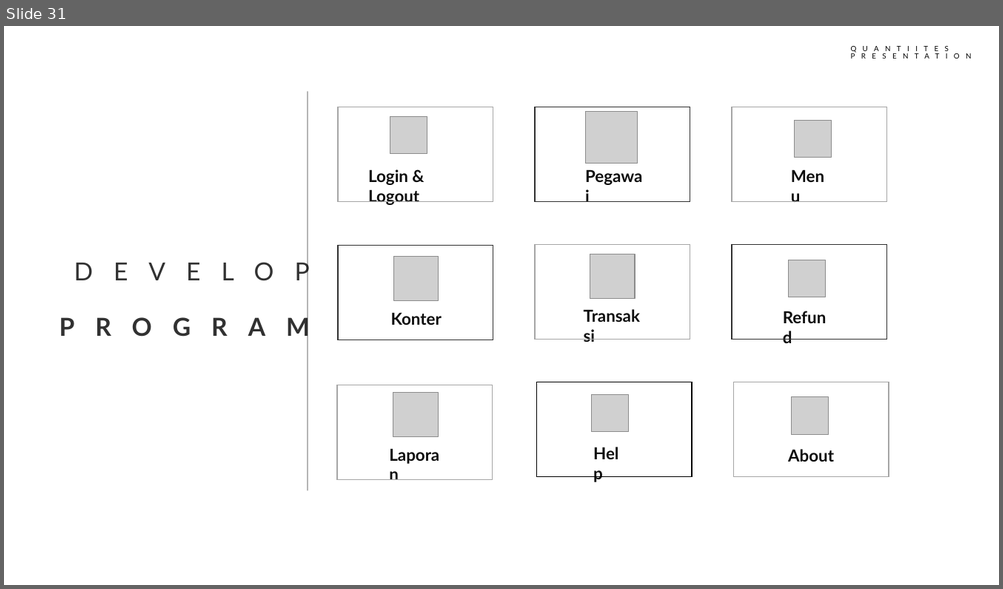
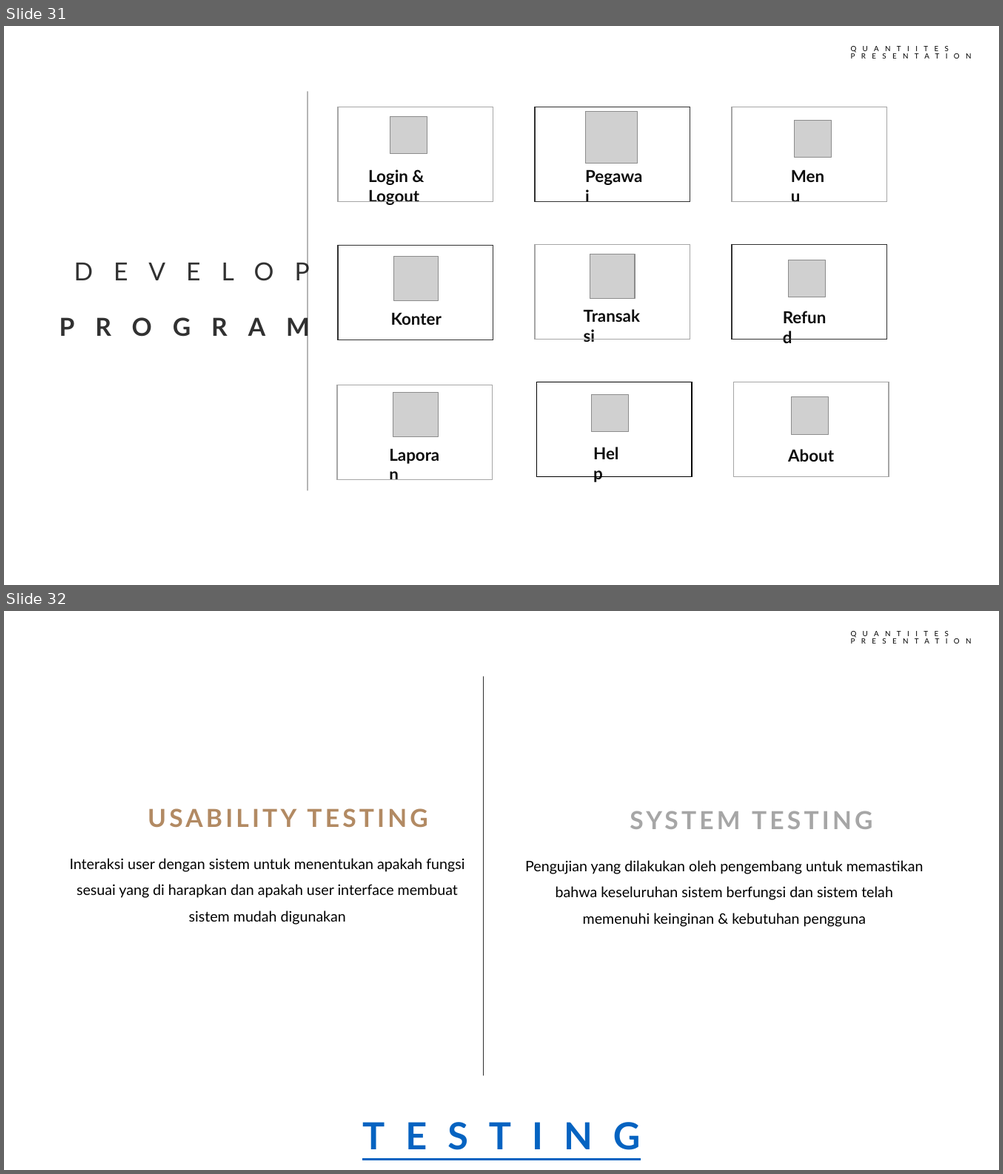
Before and after one commit to curlyzscode/lpg, a slide deck: system analys design/Kayu Kayu.pptx. Shown one above the other, each under a label of ours: slide 31 before the commit, slides 31 and 32 after it. The pictures are 1003x589 and 1003x1174 pixels, drawn with LibreOffice and Linux fonts; fonts in the diff are those of the drawing; grey boxes stand for pictures. Boxes give left, top, right and bottom in pixels: in the first picture for what was removed or moved away, otherwise in the second. Text is boxed around its words. In the diff, an @@ line names an element or a change of style, - is before the commit and + after.

```diff
--- a/system analys design/Kayu Kayu.pptx
+++ b/system analys design/Kayu Kayu.pptx
@@ slide 32 added at [4,611,999,1170], background #FFFFFF; not listed: 1 template element that a slide beside it also shows @@
@@ line added from (483, 677) to (483, 1076), #0D0D0D 0.5 pt @@
@@ text added at [148,809,427,827], 24 pt, text #B28A63, bold @@
+USABILITY TESTING
@@ text added at [569,805,933,840], 24 pt, text #A6A6A6, bold @@
+SYSTEM TESTING
@@ text added at [70,858,464,925], 14 pt, text #000000 @@
+Interaksi user dengan sistem untuk menentukan apakah fungsi sesuai yang di harapkan dan apakah user interface membuat sistem mudah digunakan
@@ text added at [525,860,923,927], 14 pt, text #000000 @@
+Pengujian yang dilakukan oleh pengembang untuk memastikan bahwa keseluruhan sistem berfungsi dan sistem telah memenuhi keinginan & kebutuhan pengguna
@@ text added at [330,1087,671,1162], 36 pt, text #0563C1, bold, underline @@
+TESTING
```
Also in this commit, not shown: 1 other slide added, 6 slides removed, 4 other files.
